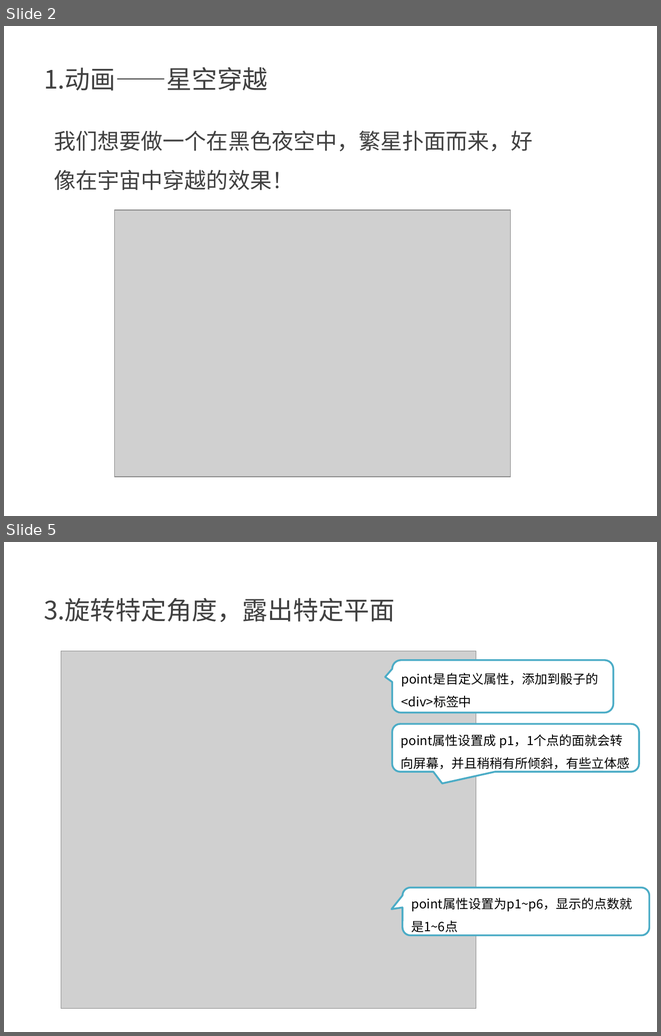
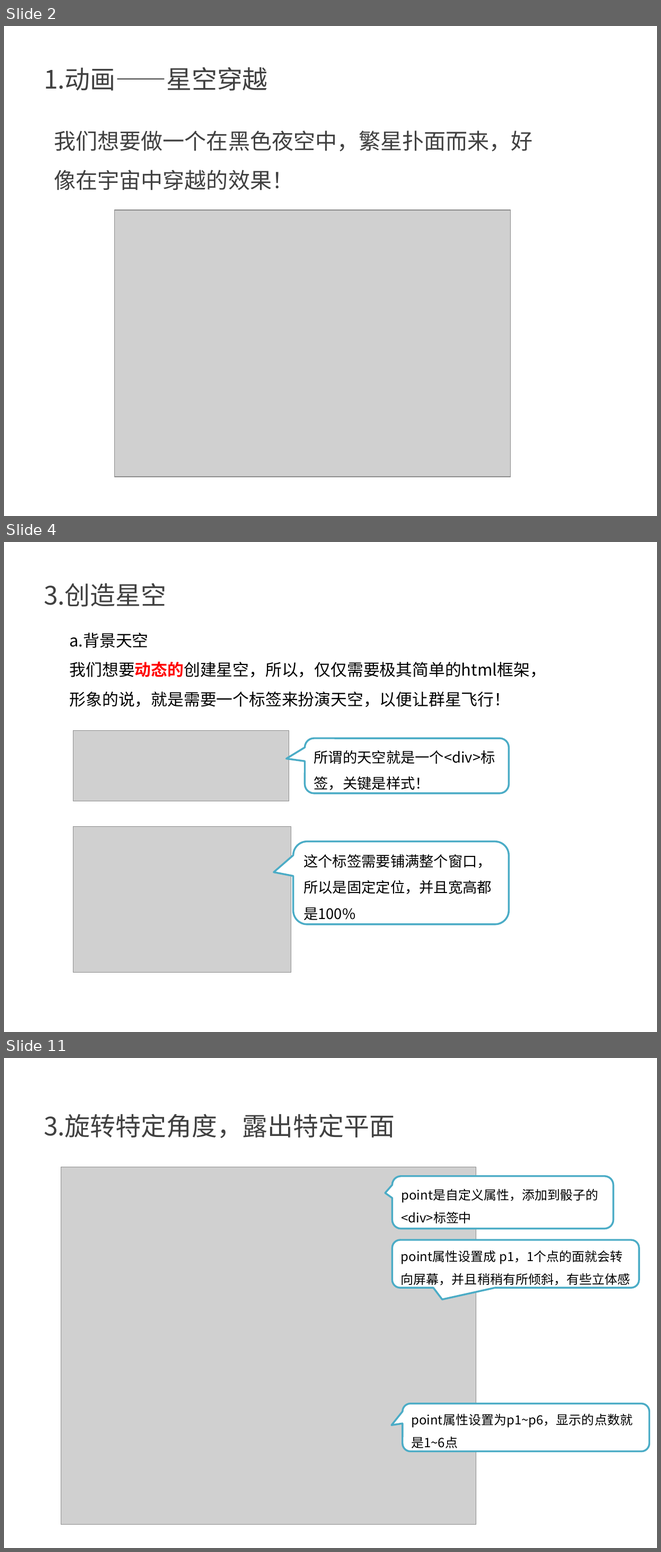
Before and after one commit to kong66/webAni, a slide deck: 4-stars/stars.pptx. Shown one above the other, each under a label of ours: slides 2 and 5 before the commit, slides 2, 4 and 11 after it; the slides between them are not shown. The pictures are 661x1036 and 661x1552 pixels, drawn with LibreOffice and Linux fonts; fonts in the diff are those of the drawing; grey boxes stand for pictures. Boxes give left, top, right and bottom in pixels: in the first picture for what was removed or moved away, otherwise in the second. Text is boxed around its words. In the diff, an @@ line names an element or a change of style, - is before the commit and + after.

```diff
--- a/4-stars/stars.pptx
+++ b/4-stars/stars.pptx
@@ slide 4 added at (4, 542, 657, 1032), background #FFFFFF @@
@@ text added at (44, 583, 166, 607), 28 pt, text #404040 @@
+3.创造星空
@@ text added at (70, 633, 546, 707), 18 pt, text #000000 @@
+a.背景天空
+我们想要动态的创建星空，所以，仅仅需要极其简单的html框架，形象的说，就是需要一个标签来扮演天空，以便让群星飞行！
@@ picture added at (73, 730, 289, 801) @@
@@ rounded speech box added at (305, 738, 509, 793), fill #FFFFFF, outline #4BACC6 2 pt, 16 pt, text #000000 @@
+所谓的天空就是一个<div>标签，关键是样式！
@@ picture added at (73, 827, 291, 972) @@
@@ rounded speech box added at (293, 841, 509, 924), fill #FFFFFF, outline #4BACC6 2 pt, 16 pt, text #000000 @@
+这个标签需要铺满整个窗口，所以是固定定位，并且宽高都是100%
@@ what was slide 5 is now slide 11 @@
```
Also in this commit, not shown: 1 slide changed, 5 other slides added, 3 other files.
